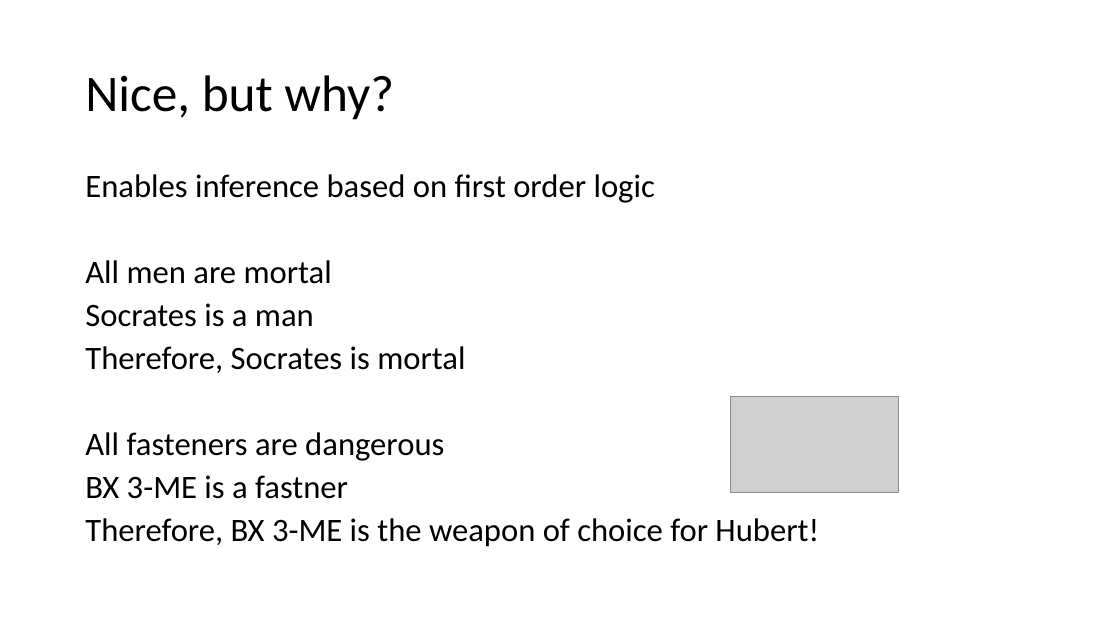
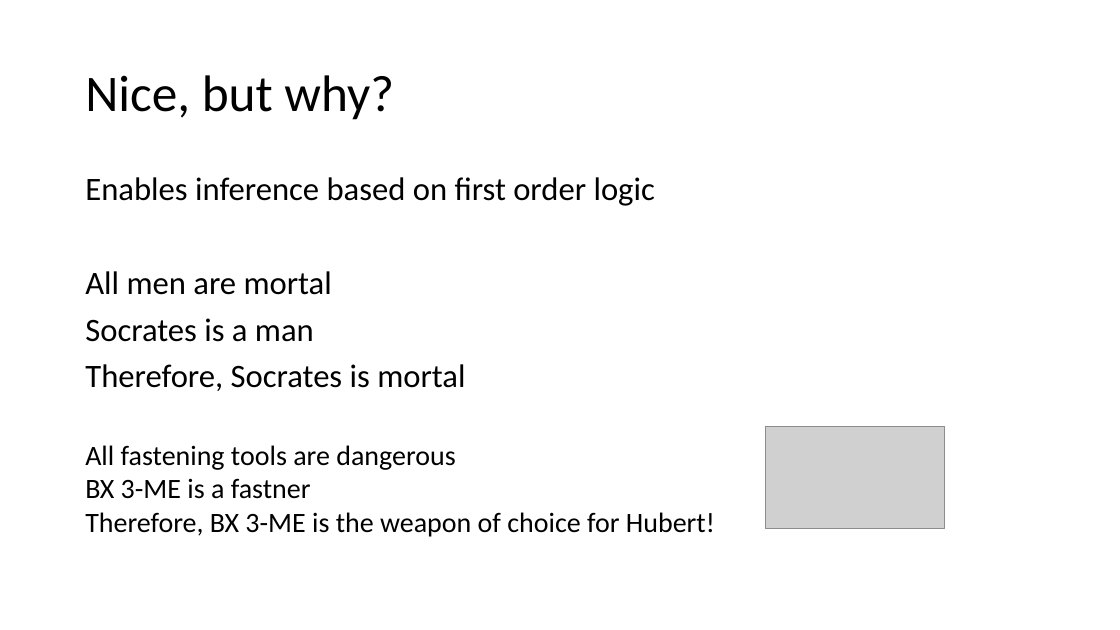
Before and after one commit to ganesheth/learning-semantic-web, a slide deck: slide 11 of Semantic Web.pptx. Drawn at 1120x630 pixels with LibreOffice and Linux fonts; fonts in the diff are those of the drawing; grey boxes stand for pictures. Boxes give left, top, right and bottom in pixels: in the first picture for what was removed or moved away, otherwise in the second. Text is boxed around its words. In the diff, an @@ line names an element or a change of style, - is before the commit and + after.

Commit message:
First version of the Powerpoint slides

```diff
--- a/Semantic Web.pptx
+++ b/Semantic Web.pptx
@@ text "Enables inference based on first ..." at box(85, 177, 655, 391): line spacing 0.8 to 0.9 @@
@@ text at box(85, 432, 819, 547): paragraphs removed @@
-All fasteners are dangerous
-BX 3-ME is a fastner
-Therefore, BX 3-ME is the weapon of choice for Hubert!
@@ text added at box(85, 445, 715, 537), 24 pt, text #000000 @@
+All fastening tools are dangerous
+BX 3-ME is a fastner
+Therefore, BX 3-ME is the weapon of choice for Hubert!
@@ picture: place and size @@
-picture at box(730, 397, 898, 492)
+picture at box(765, 427, 945, 528)
```
Also in this commit, not shown: 7 other slides changed.
